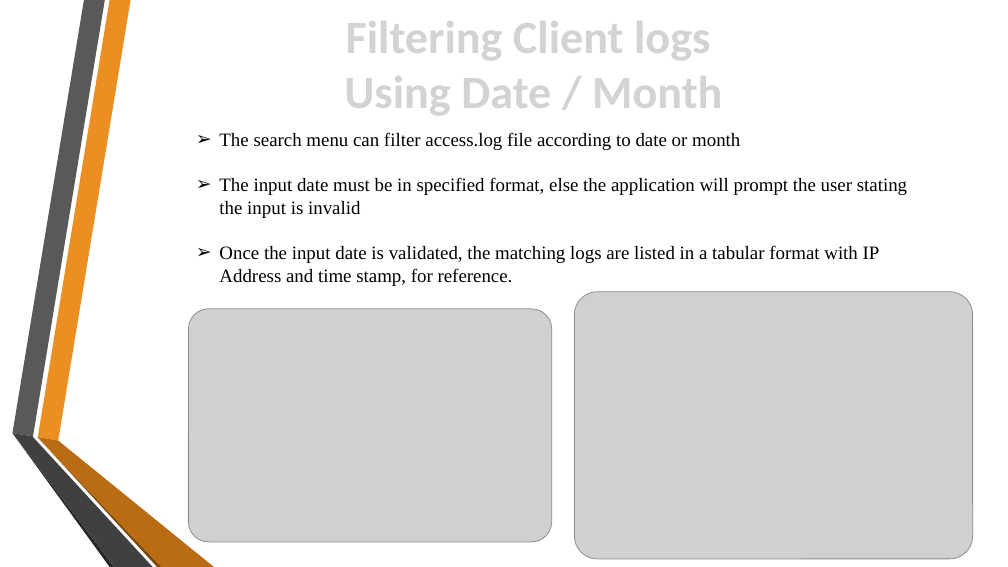
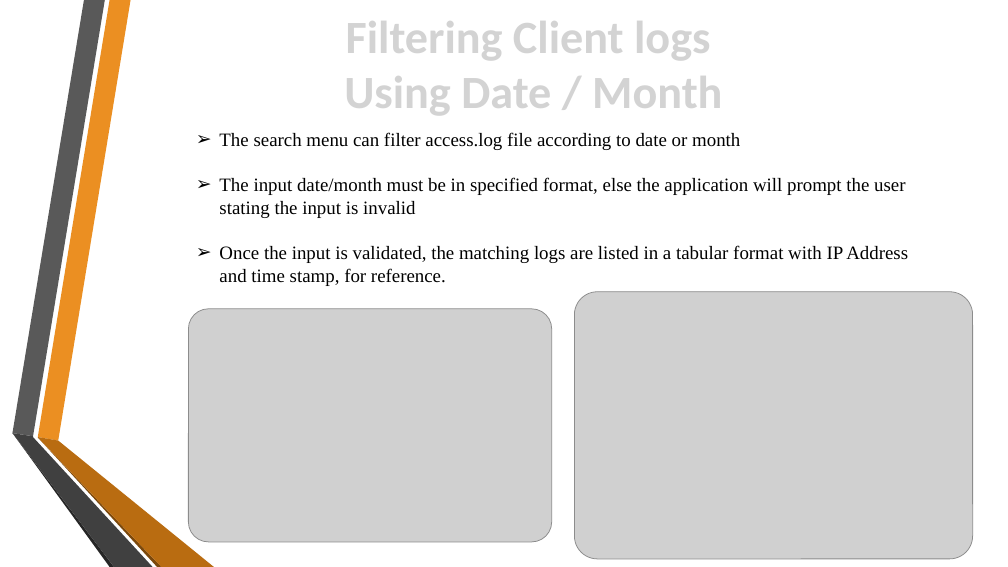
Before and after one commit to krithick14/EZ-ADMIN, a slide deck: slide 11 of Docs/Project.pptx. Drawn at 1008x567 pixels with LibreOffice and Linux fonts; fonts in the diff are those of the drawing; grey boxes stand for pictures; background and template pictures are left out. Boxes give left, top, right and bottom in pixels: in the first picture for what was removed or moved away, otherwise in the second. Text is boxed around its words. In the diff, an @@ line names an element or a change of style, - is before the commit and + after.

```diff
--- a/Docs/Project.pptx
+++ b/Docs/Project.pptx
@@ text at bbox=[219, 177, 908, 286]: text changed @@
-➢ The input date must be in specified format, else the application will prompt the user stating the input is invalid
-➢ Once the input date is validated, the matching logs are listed in a tabular format with IP Address and time stamp, for reference.
+➢ The input date/month must be in specified format, else the application will prompt the user stating the input is invalid
+➢ Once the input is validated, the matching logs are listed in a tabular format with IP Address and time stamp, for reference.
```
Also in this commit, not shown: 2 other slides changed.
